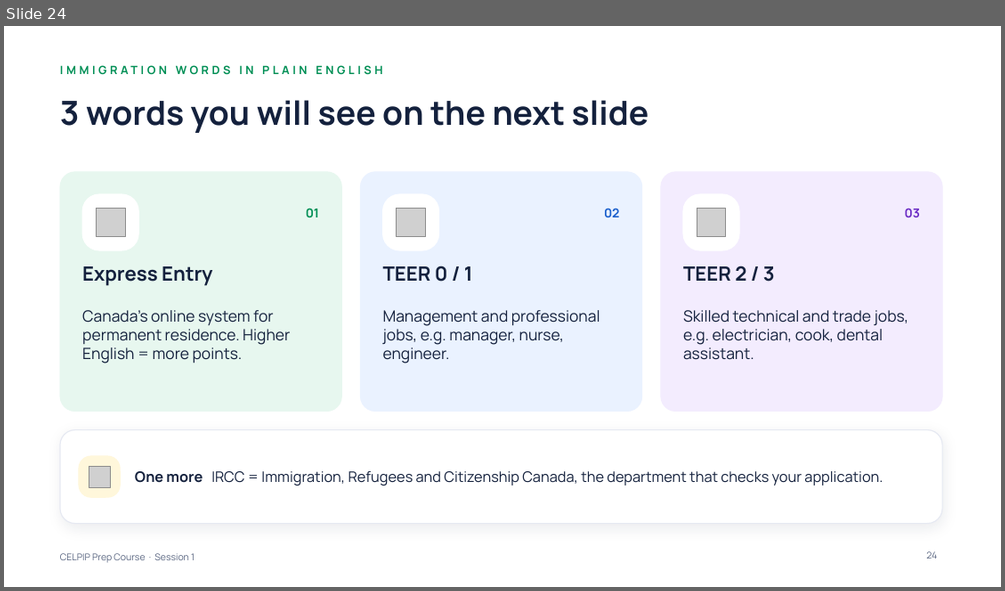
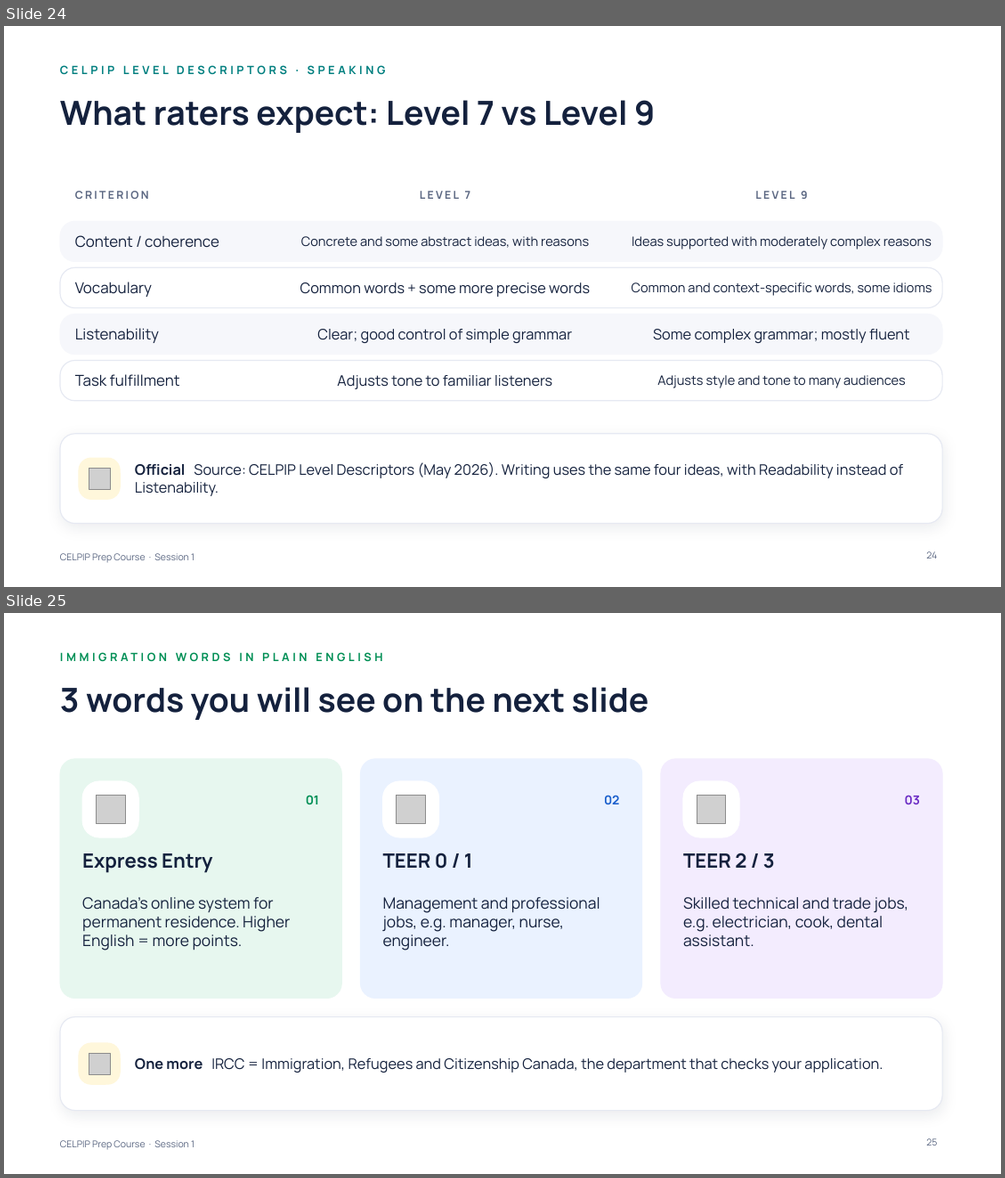
Before and after one commit to learnovateqa/The_English_Academy_CELPIP, a slide deck: decks/session-01.pptx. Shown one above the other, each under a label of ours: slide 24 before the commit, slides 24 and 25 after it. The pictures are 1005x591 and 1005x1178 pixels, drawn with LibreOffice and Linux fonts; fonts in the diff are those of the drawing; grey boxes stand for pictures. Boxes give left, top, right and bottom in pixels: in the first picture for what was removed or moved away, otherwise in the second. Text is boxed around its words. In the diff, an @@ line names an element or a change of style, - is before the commit and + after.

```diff
--- a/decks/session-01.pptx
+++ b/decks/session-01.pptx
@@ slide 24 added at (4,26,1001,587), background #FFFFFF; not listed: 1 template element that a slide beside it also shows @@
@@ text added at (60,65,386,75), 11 pt, text #007F7F, bold @@
+CELPIP LEVEL DESCRIPTORS · SPEAKING
@@ title added at (60,100,655,133), 32 pt, text #14213D, bold @@
+What raters expect: Level 7 vs Level 9
@@ text added at (75,191,149,199), 10.5 pt, text #5B6782, bold @@
+CRITERION
@@ text added at (420,191,471,199), 10.5 pt, text #5B6782, bold @@
+LEVEL 7
@@ text added at (755,191,808,199), 10.5 pt, text #5B6782, bold @@
+LEVEL 9
@@ rounded rectangle added at (60,221,942,262), fill #F6F7FB, outline #F6F7FB 0.75 pt @@
@@ text added at (75,235,219,248), 14.5 pt, text #14213D @@
+Content / coherence
@@ text added at (301,236,589,248), 12.5 pt, text #14213D @@
+Concrete and some abstract ideas, with reasons
@@ text added at (631,236,931,249), 12.5 pt, text #14213D @@
+Ideas supported with moderately complex reasons
@@ rounded rectangle added at (60,267,942,308), fill #FFFFFF, outline #E6E9F2 1 pt @@
@@ text added at (75,281,152,297), 14.5 pt, text #14213D @@
+Vocabulary
@@ text added at (300,282,590,297), 14 pt, text #14213D @@
+Common words + some more precise words
@@ text added at (631,282,932,296), 12.5 pt, text #14213D @@
+Common and context-specific words, some idioms
@@ rounded rectangle added at (60,313,942,354), fill #F6F7FB, outline #F6F7FB 0.75 pt @@
@@ text added at (75,328,159,343), 14.5 pt, text #14213D @@
+Listenability
@@ text added at (317,329,572,343), 14 pt, text #14213D @@
+Clear; good control of simple grammar
@@ text added at (653,329,910,343), 14 pt, text #14213D @@
+Some complex grammar; mostly fluent
@@ rounded rectangle added at (60,361,942,401), fill #FFFFFF, outline #E6E9F2 1 pt @@
@@ text added at (75,374,180,386), 14.5 pt, text #14213D @@
+Task fulfillment
@@ text added at (337,375,552,389), 14 pt, text #14213D @@
+Adjusts tone to familiar listeners
@@ text added at (657,375,906,388), 12.5 pt, text #14213D @@
+Adjusts style and tone to many audiences
@@ rounded rectangle added at (60,434,942,524), fill #FFFFFF, outline #E6E9F2 1 pt @@
@@ rounded rectangle added at (79,459,120,499), fill #FFF7DB, outline #FFF7DB 1 pt @@
@@ picture added at (89,468,110,490) @@
@@ text added at (135,462,903,496), 14 pt, text #14213D @@
+Official Source: CELPIP Level Descriptors (May 2026). Writing uses the same four ideas, with Readability instead of Listenability.
@@ page number added at (926,551,937,558), 9 pt, text #5B6782 @@
+24
@@ what was slide 24 is now slide 25 @@
@@ page number at (926,1138,937,1145): text changed @@
-24
+25
```
Also in this commit, not shown: 3 slides changed, 10 other files.
